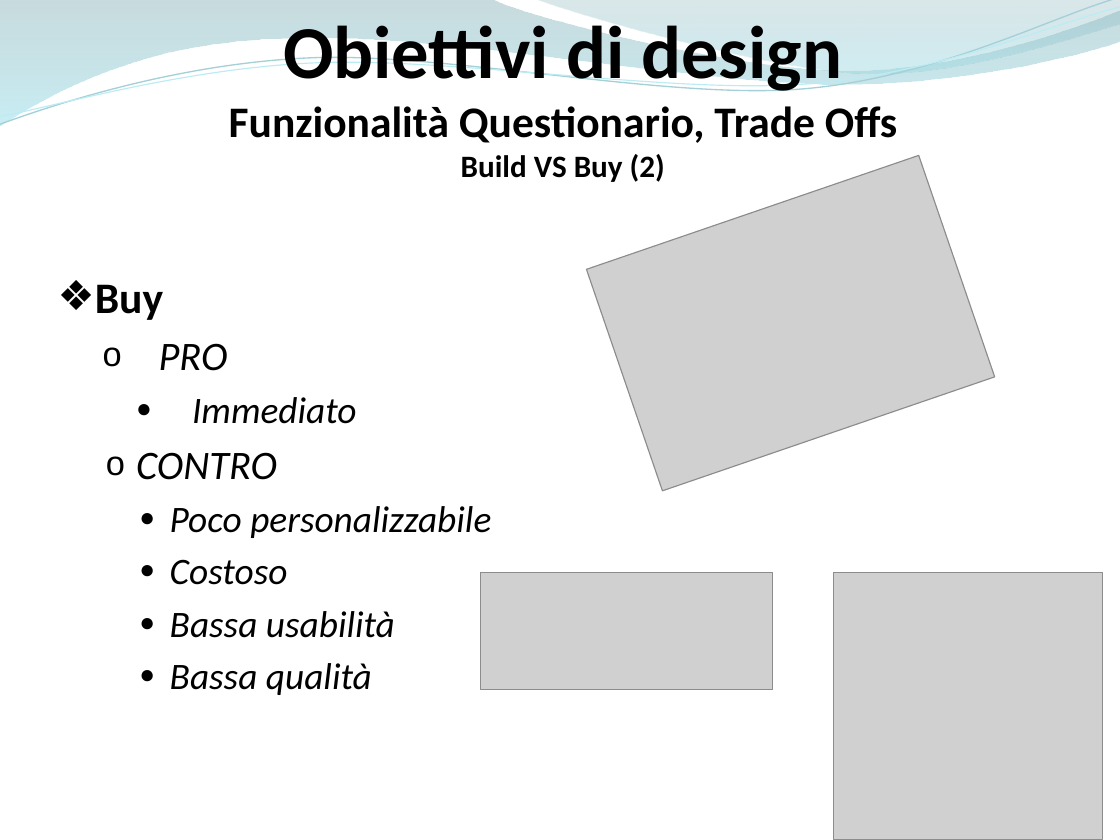
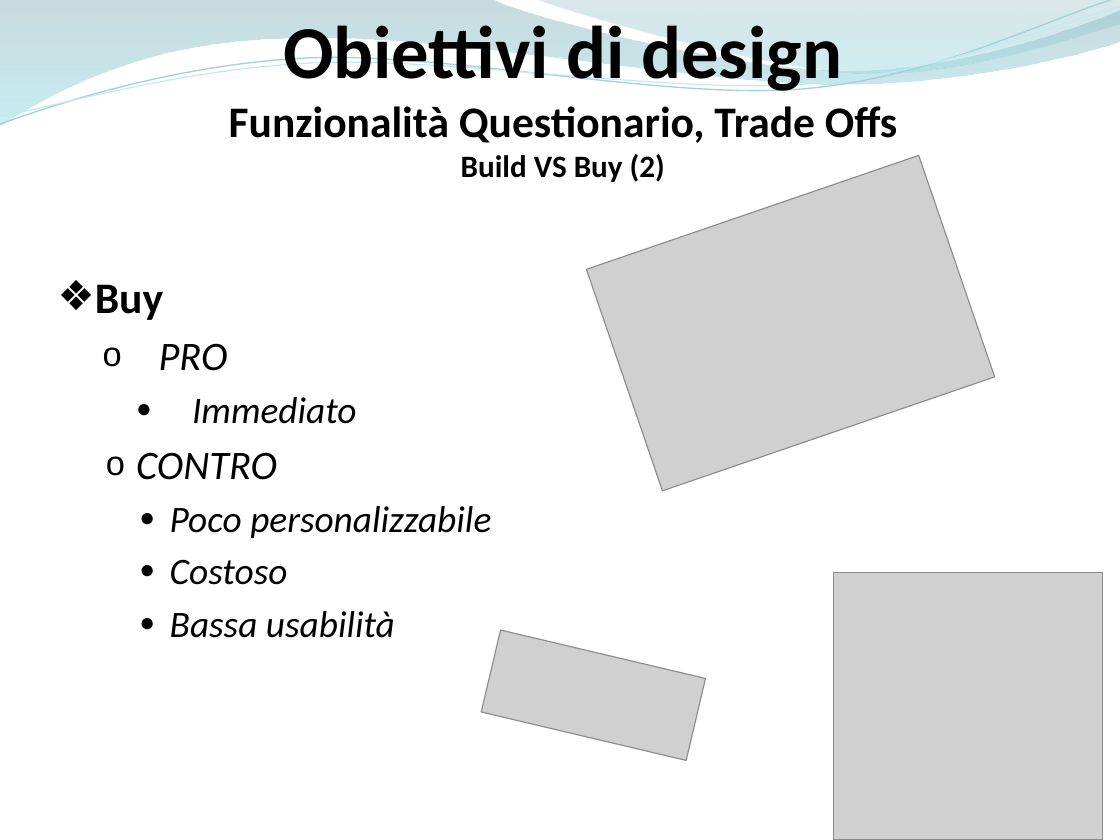
Before and after one commit to ammirate/at-silo, a slide deck: slide 20 of Presentazione/Atsilo3/Atsilo_H_PresentazioneFinale.pptx (slide 21 before the commit). Drawn at 1120x840 pixels with LibreOffice and Linux fonts; fonts in the diff are those of the drawing; grey boxes stand for pictures. Boxes give left, top, right and bottom in pixels: in the first picture for what was removed or moved away, otherwise in the second. Text is boxed around its words. In the diff, an @@ line names an element or a change of style, - is before the commit and + after.

```diff
--- a/Presentazione/Atsilo3/Atsilo_H_PresentazioneFinale.pptx
+++ b/Presentazione/Atsilo3/Atsilo_H_PresentazioneFinale.pptx
@@ picture at [481, 630, 706, 760]: rotation 0 to 13 degrees @@
@@ text at [170, 663, 372, 695]: paragraph removed @@
-    ● Bassa qualità
```
Also in this commit, not shown: 27 other slides changed, 1 slide added, 1 slide removed, 4 other files.
